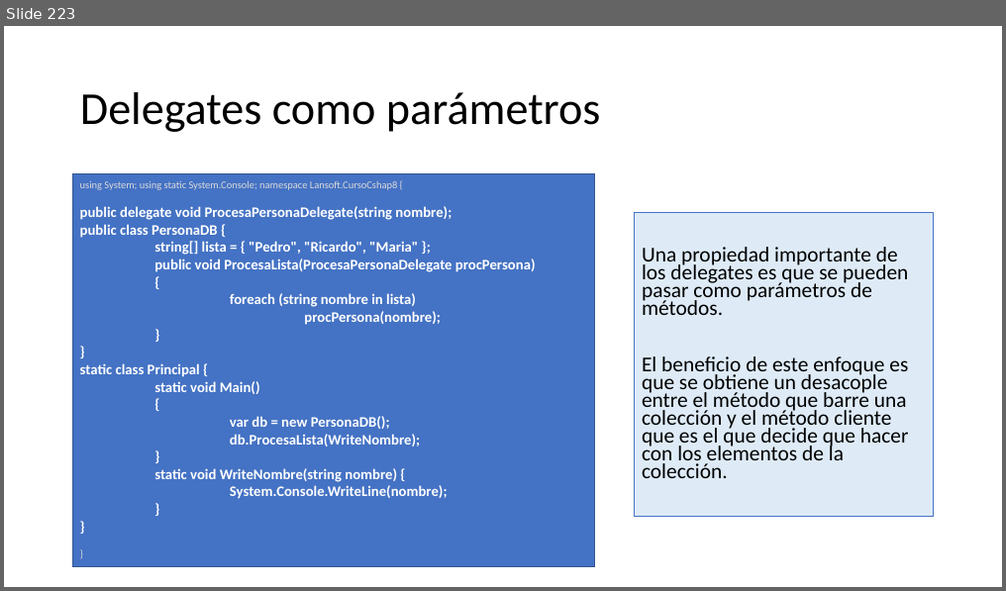
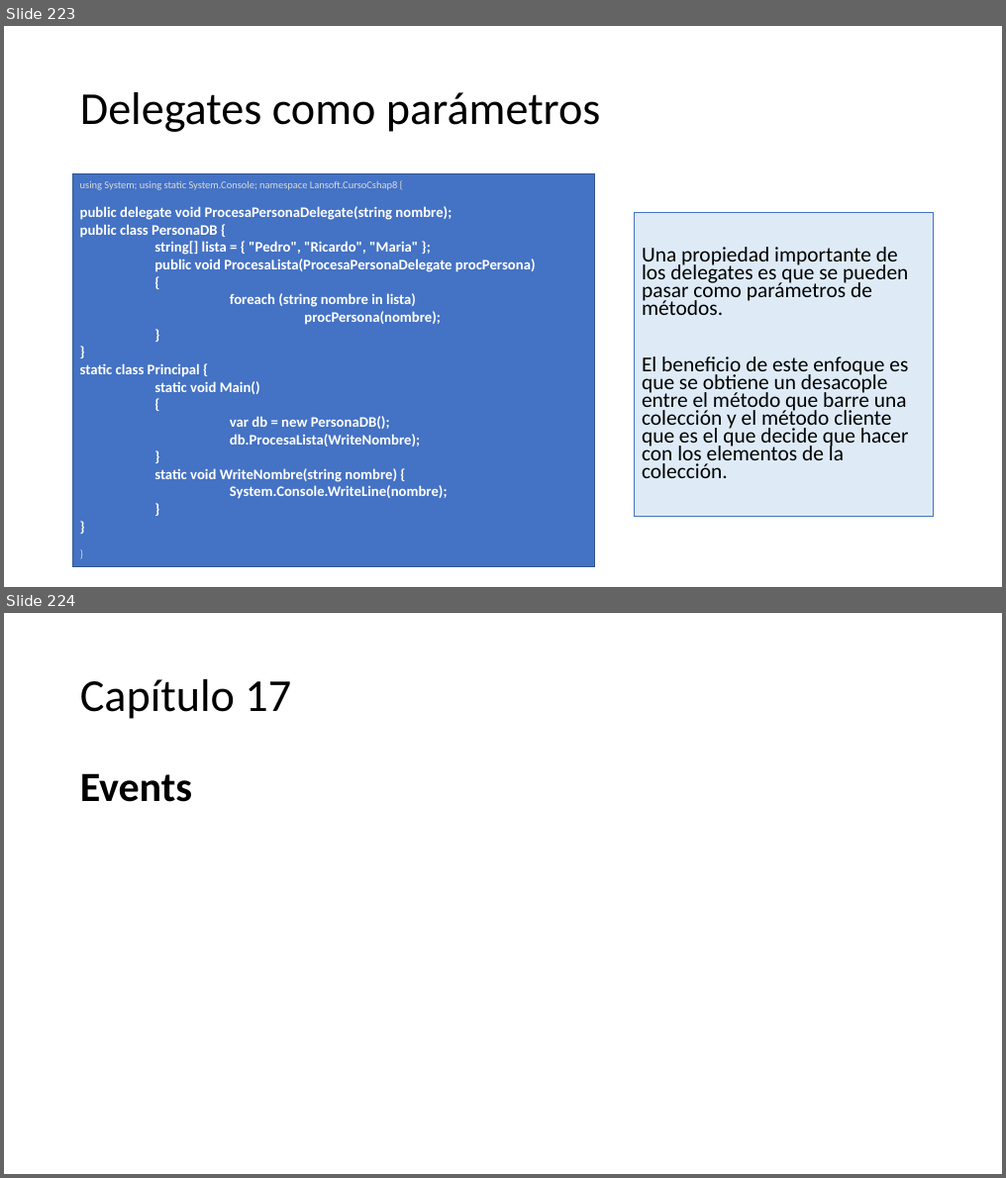
Before and after one commit to AlbertOsinaga/CursoCSharp__8, a slide deck: CSharpQuickReferencia.pptx. Shown one above the other, each under a label of ours: slide 223 before the commit, slides 223 and 224 after it. The pictures are 1006x591 and 1006x1178 pixels, drawn with LibreOffice and Linux fonts; fonts in the diff are those of the drawing. Boxes give left, top, right and bottom in pixels: in the first picture for what was removed or moved away, otherwise in the second. Text is boxed around its words. In the diff, an @@ line names an element or a change of style, - is before the commit and + after.

```diff
--- a/CSharpQuickReferencia.pptx
+++ b/CSharpQuickReferencia.pptx
@@ slide 224 added at [4,613,1002,1174], background #FFFFFF @@
@@ title added at [80,679,291,719], 44 pt, text #000000 @@
+Capítulo 17
@@ text added at [80,773,192,802], 40 pt, text #000000, bold @@
+Events
```
Also in this commit, not shown: 6 other slides added, 1 other file.
